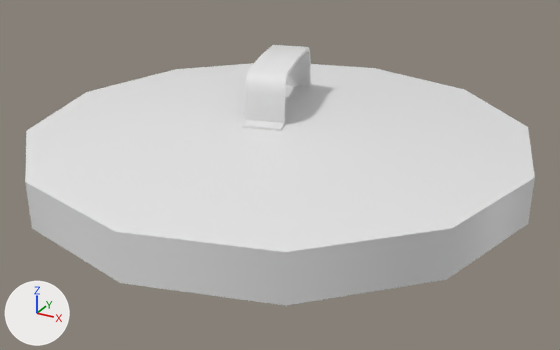
A saved change to the FBX model Assets/Models/trash_bin_lid.fbx.
The view is the same before and after, from a 50 mm lens placed at (1.384, -0.696, 1.342), pointed at (1.014, -0.022, 1.005). Every picture has the same lights, and +X, +Y and +Z are marked at lower left. Where no turn or scale is listed for an object, it has been applied to the vertices.

The first picture shows 'tbl_child'.
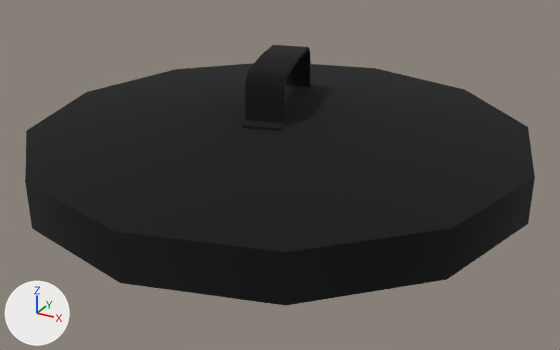
The newer file is also turned or shifted as a whole; pictures and numbers use the older file's frame.

What differs and where, as boxes (x1, y1, x2, y2) in the pictures (560 x 350 px):
'tbl_child', recoloured (white to black)
    both: (25, 45, 535, 306)

The change in detail:
Picture 'text_colours.png' (img_text_colours_png) is new.
Material 'Atlas_Color' (mat_atlas_color) is new.
Its texture is img_text_colours_png.
Its roughness is 1.0.
me_circle_001 has 132 vertices, 120 faces and spans x -0.273..0.273, y -0.273..0.273, z 0.0..0.13.
me_circle_001 no longer uses material mat_material (white #e7e7e7).
me_circle_001 now uses material mat_atlas_color (picture img_text_colours_png).
